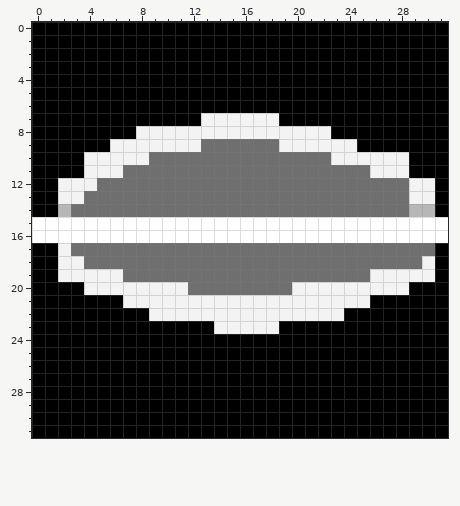
Pixel-art sprite -- assets/baked_shadow.png. The picture above is the old version.
The file is 32x32 pixels. Colours within 5 levels of each other are drawn and written as one.
The result:
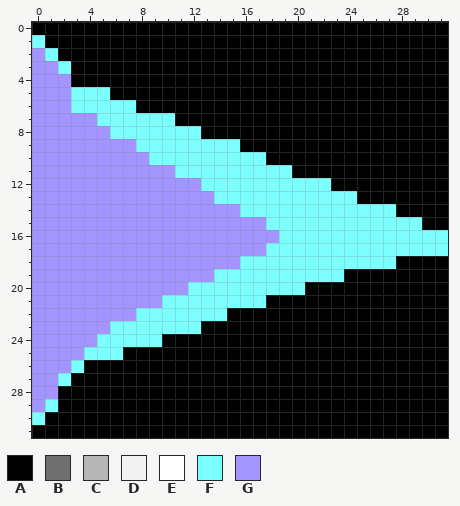
Palette (. is transparent): A #000000  B #6f6f6f  C #b7b7b7  D #f3f3f3  E #ffffff  F #7cffff  G #a394ff
Diff:
y 1: x 0 A -> F
y 2: x 0..1 AA -> GF
y 3: x 0..2 AAA -> GGF
y 4: x 0..2 AAA -> GGG
y 5: x 0..5 AAAAAA -> GGGFFF
y 6: x 0..7 AAAAAAAA -> GGGFFFFF
y 7: x 0..10 AAAAAAAAAAA -> GGGGGFFFFFF; x 13..18 DDDDDD -> AAAAAA
y 8: x 0..22 AAAAAAAADDDDDDDDDDDDDDD -> GGGGGGFFFFFFFAAAAAAAAAA
y 9: x 0..24 AAAAAADDDDDDDBBBBBBDDDDDD -> GGGGGGGGFFFFFFFFAAAAAAAAA
y 10: x 0..28 AAAADDDDDBBBBBBBBBBBBBBDDDDDD -> GGGGGGGGGFFFFFFFFFAAAAAAAAAAA
y 11: x 0..28 AAAADDDBBBBBBBBBBBBBBBBBBBDDD -> GGGGGGGGGGGFFFFFFFFFAAAAAAAAA
y 12: x 0..30 AADDDBBBBBBBBBBBBBBBBBBBBBBBBDD -> GGGGGGGGGGGGGFFFFFFFFFFAAAAAAAA
y 13: x 0..30 AADDBBBBBBBBBBBBBBBBBBBBBBBBBDD -> GGGGGGGGGGGGGGFFFFFFFFFFFAAAAAA
y 14: x 0..30 AACBBBBBBBBBBBBBBBBBBBBBBBBBBCC -> GGGGGGGGGGGGGGGGFFFFFFFFFFFFAAA
y 15: x 0..31 EEEEEEEEEEEEEEEEEEEEEEEEEEEEEEEE -> GGGGGGGGGGGGGGGGGGFFFFFFFFFFFFAA
y 16: x 0..31 EEEEEEEEEEEEEEEEEEEEEEEEEEEEEEEE -> GGGGGGGGGGGGGGGGGGGFFFFFFFFFFFFF
y 17: x 0..31 AADBBBBBBBBBBBBBBBBBBBBBBBBBBBBA -> GGGGGGGGGGGGGGGGGGFFFFFFFFFFFFFF
y 18: x 0..30 AADDBBBBBBBBBBBBBBBBBBBBBBBBBBD -> GGGGGGGGGGGGGGGGFFFFFFFFFFFFAAA
y 19: x 0..30 AADDDDDBBBBBBBBBBBBBBBBBBBDDDDD -> GGGGGGGGGGGGGGFFFFFFFFFFAAAAAAA
y 20: x 0..28 AAAADDDDDDDDBBBBBBBBDDDDDDDDD -> GGGGGGGGGGGGFFFFFFFFFAAAAAAAA
y 21: x 0..25 AAAAAAADDDDDDDDDDDDDDDDDDD -> GGGGGGGGGGFFFFFFFFAAAAAAAA
y 22: x 0..23 AAAAAAAAADDDDDDDDDDDDDDD -> GGGGGGGGFFFFFFFAAAAAAAAA
y 23: x 0..12 AAAAAAAAAAAAA -> GGGGGGFFFFFFF; x 14..18 DDDDD -> AAAAA
y 24: x 0..9 AAAAAAAAAA -> GGGGGFFFFF
y 25: x 0..6 AAAAAAA -> GGGGFFF
y 26: x 0..3 AAAA -> GGGF
y 27: x 0..2 AAA -> GGF
y 28: x 0..1 AA -> GG
y 29: x 0..1 AA -> GF
y 30: x 0 A -> F
